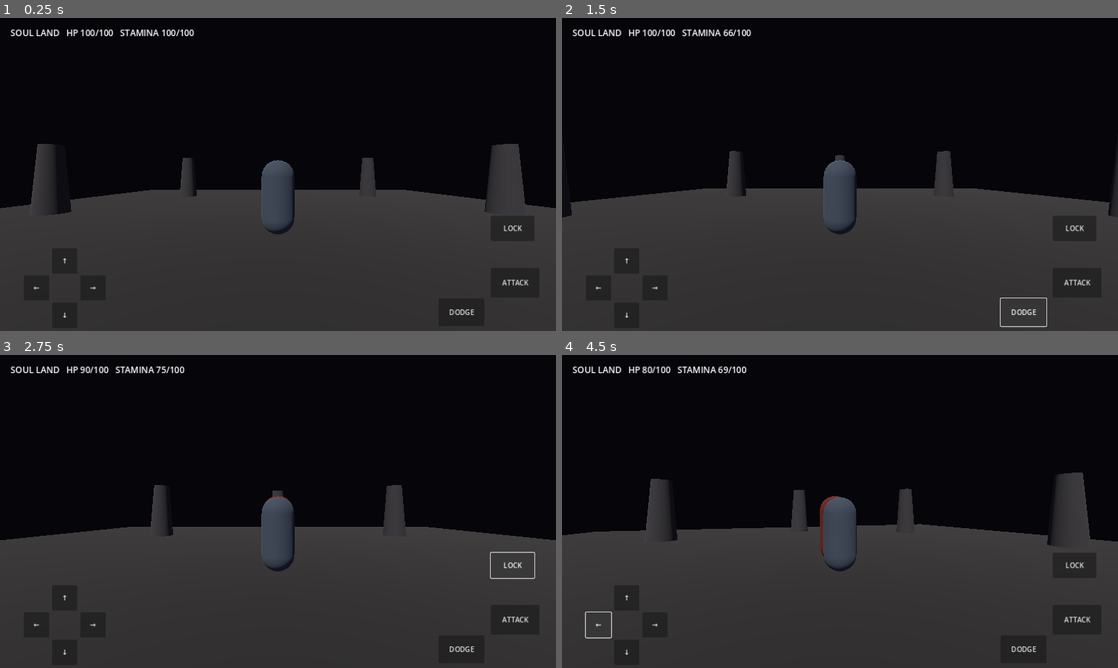
Above: before the commit, frames 1-4 (two rows, left to right).
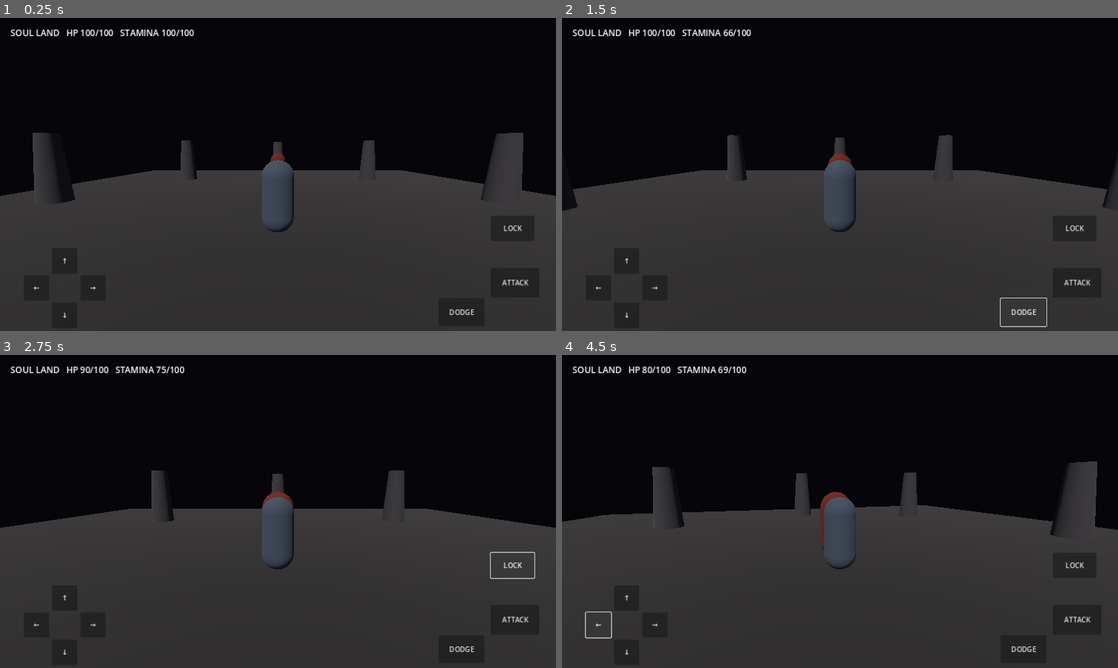
Above: after the commit, the same moments.

Repository: codingscenes2-cyber/SoulLans
Game: Godot game, scene res://scenes/main.tscn
The game is run twice, just before and just after one commit, with the same random seed, the same clock (stepped at 60 frames per second) and the same inputs.
Inputs:
- Up to frame 1 (0.25 s): no input
- Up to frame 2 (1.5 s): click "ATTACK" at 0.5 s; click "DODGE" at 1.25 s
- Up to frame 3 (2.75 s): click "LOCK" at 2 s
- Up to frame 4 (4.5 s): click "↑" at 2.75 s; click "↓" at 3.5 s; click "←" at 4.25 s

The runs differ from the first frame. In frame 1, 5.2% of the frame differs, in the area x 0-100%, y 36-70%; in frame 2, 5.1%; in frame 3, 5.2%; in frame 4, 5.6%, in the area x 0-100%, y 34-70%.

Commit message:
Add third-person camera orbit and dodge invulnerability window

Diff:
--- a/scripts/player_controller.gd
+++ b/scripts/player_controller.gd
@@ -8,6 +8,9 @@
 @export var max_health := 100.0
 @export var max_stamina := 100.0
 @export var attack_damage := 25.0
+@export var look_sensitivity := 0.006
+@export var min_camera_pitch := -0.75
+@export var max_camera_pitch := 0.35
 
 var health := 100.0
 var stamina := 100.0
@@ -18,6 +21,9 @@
 var attack_cooldown := 0.0
 var dodge_direction := Vector3.FORWARD
 var locked_on := false
+var camera_yaw := 0.0
+var camera_pitch := -0.12
+var invulnerability_timer := 0.0
 
 func _ready() -> void:
     add_to_group("player")
@@ -30,7 +36,9 @@
 func _physics_process(delta: float) -> void:
     attack_cooldown = maxf(0.0, attack_cooldown - delta)
     dodge_timer = maxf(0.0, dodge_timer - delta)
+    invulnerability_timer = maxf(0.0, invulnerability_timer - delta)
     stamina = minf(max_stamina, stamina + 17.0 * delta)
+
     if Input.is_action_just_pressed("dodge"):
         perform_dodge()
     if Input.is_action_just_pressed("attack"):
@@ -49,8 +57,9 @@
         velocity.x = dodge_direction.x * dodge_speed
         velocity.z = dodge_direction.z * dodge_speed
     else:
-        var speed := sprint_speed if Input.is_action_pressed("sprint") and stamina > 1.0 else move_speed
-        if Input.is_action_pressed("sprint") and direction.length() > 0.1:
+        var sprinting := Input.is_action_pressed("sprint") and stamina > 1.0 and direction.length() > 0.1
+        var speed := sprint_speed if sprinting else move_speed
+        if sprinting:
             stamina = maxf(0.0, stamina - 12.0 * delta)
         velocity.x = direction.x * speed
         velocity.z = direction.z * speed
@@ -62,6 +71,7 @@
         look_direction.y = 0.0
         if look_direction.length() > 0.1:
             rotation.y = lerp_angle(rotation.y, atan2(-look_direction.x, -look_direction.z), 10.0 * delta)
+            camera_yaw = rotation.y
 
     if not is_on_floor():
         velocity.y -= 24.0 * delta
@@ -70,6 +80,13 @@
     move_and_slide()
     _update_camera()
     stats_changed.emit(health, stamina)
+
+func add_camera_look(relative_motion: Vector2) -> void:
+    if locked_on:
+        return
+    camera_yaw -= relative_motion.x * look_sensitivity
+    camera_pitch = clampf(camera_pitch - relative_motion.y * look_sensitivity, min_camera_pitch, max_camera_pitch)
+    _update_camera()
 
 func perform_dodge() -> void:
     if stamina < 25.0 or dodge_timer > 0.0:
@@ -86,6 +103,7 @@
         right.y = 0.0
         dodge_direction = (right.normalized() * input_vector.x - forward.normalized() * input_vector.y).normalized()
     dodge_timer = 0.36
+    invulnerability_timer = 0.22
 
 func perform_attack() -> void:
     if attack_cooldown > 0.0 or stamina < 12.0:
@@ -97,6 +115,8 @@
             target.take_damage(attack_damage)
 
 func take_damage(amount: float) -> void:
+    if invulnerability_timer > 0.0:
+        return
     health = maxf(0.0, health - amount)
 
 func get_status() -> Dictionary:
@@ -134,13 +154,12 @@
     camera = Camera3D.new()
     camera.current = true
     spring.add_child(camera)
+    _update_camera()
 
 func _update_camera() -> void:
-    if locked_on and is_instance_valid(target):
-        var to_target := target.global_position - global_position
-        camera_pivot.rotation.y = atan2(-to_target.x, -to_target.z)
-    else:
-        camera_pivot.rotation.y = rotation.y
+    if not is_instance_valid(camera_pivot):
+        return
+    camera_pivot.rotation = Vector3(camera_pitch, camera_yaw, 0.0)
 
 func _setup_input_map() -> void:
     _ensure_key_action("move_forward", KEY_W)
